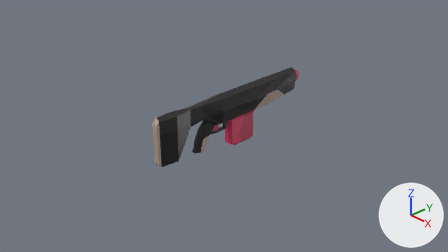
Renders of the Blender file client/3d_blender/assaultblaster/assaultblaster.blend from each side of a commit.
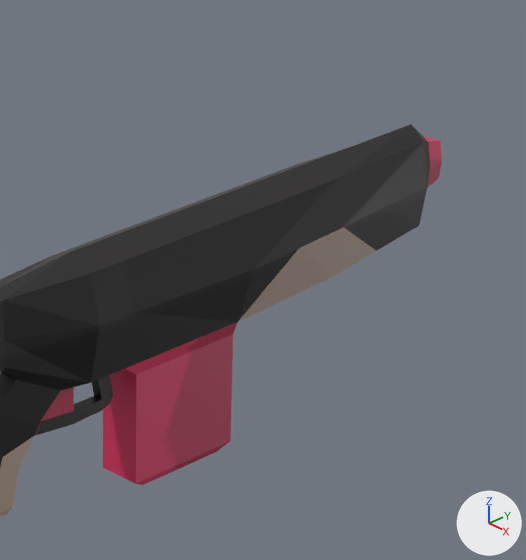
Old and new are each drawn from the file's camera 'Camera' and again close up on the part from 45% to 71% of the width and 16% to 64% of the height. Lighting does not change. The marker at lower right points along +X, +Y and +Z.

The older version as bpy lines, for what is in view:
```python
me_cube = bpy.data.meshes.new('Cube')
me_cube.from_pydata(...)  # 159 vertices, 158 faces; spans x -1.04..1.57, y -0.14..0.14, z -0.55..0.26
me_cube.materials.append(mat_material)  # picture img_assaultblaster_png
# before: 142 (0.59, 0.07, -0.52), 143 (0.19, 0.07, -0.52) at pixel (102, 467), 144 (0.19, -0.07, -0.52) at pixel (135, 483), 145 (0.59, -0.07, -0.52) at pixel (230, 440), 146 (0.55, 0.06, -0.55)
# before: 147 (0.24, 0.06, -0.55), 148 (0.24, -0.06, -0.55) at pixel (142, 485), 149 (0.55, -0.06, -0.55) at pixel (216, 451)
ob_assaultblaster = bpy.data.objects.new('Assaultblaster', me_cube)
ob_assaultblaster.location = (0.0, -0.135, 0.235)
ob_assaultblaster.rotation_euler = (0.0, 0.0, 1.571)  # degrees (0, 0, 90)
ob_assaultblaster.scale = (1.36, 1.36, 1.36)
```
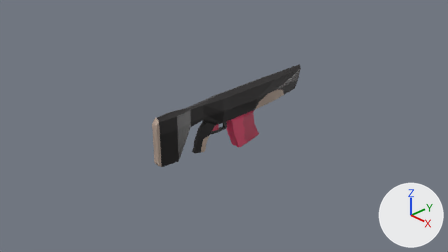
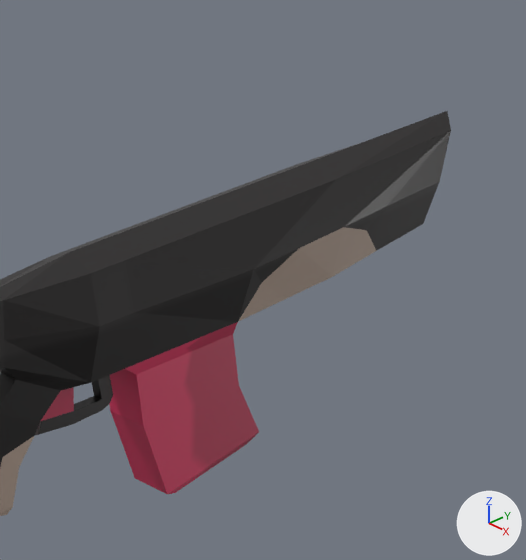
What changed in the scene script:
```text
Change me_cube:
    used by ob_assaultblaster; location = (0.0, -0.135, 0.235); rotation_euler = (0.0, 0.0, 1.571), in degrees (0, 0, 90); scale = (1.36, 1.36, 1.36)
    verts and faces of me_cube; kept vertices keep their numbers, new ones are numbered from 159
    remove me_cube.from_pydata(...)  # 159 vertices, 158 faces; spans x -1.04..1.57, y -0.14..0.14, z -0.55..0.26
    add me_cube.from_pydata(...)  # 172 vertices, 166 faces; spans x -1.04..1.62, y -0.14..0.14, z -0.62..0.26
    me_cube part 1
    14 faces are deleted
    4 vertices in x 1.57, y -0.02..0.02, z 0.05..0.18 move by (-0.05, 0.0, 0.0)
    9 vertices move from x 1.45..1.57, y -0.08..0.08, z -0.06..0.26 to x 1.47..1.62, y -0.08..0.08, z -0.06..0.26
    9 vertices are added at x 0.67..1.56, y -0.11..0.11, z -0.01..0.21
    18 new faces join them
    me_cube part 2
    add delete_faces([(142, 145, 149, 146), (144, 148, 149, 145), (143, 147, 148, 144), (142, 146, 147, 143)])
    add for i in [*range(142, 146)]: verts[i] += (0.03, 0.0, 0.18)
    add verts[146] = (0.68, 0.06, -0.57)  # moved
    add verts[149] = (0.68, -0.06, -0.57)  # moved, pixel (246, 444)
    add verts[147] = (0.37, 0.06, -0.62)  # moved
    add verts[148] = (0.37, -0.06, -0.62)  # moved, pixel (175, 492)
    add verts[159] = (0.72, 0.07, -0.53)
    add verts[160] = (0.33, 0.07, -0.6)  # pixel (134, 478)
    add verts[161] = (0.33, -0.07, -0.6)  # pixel (167, 494)
    add verts[162] = (0.72, -0.07, -0.53)  # pixel (259, 431)
    add faces += [(143, 160, 161, 144), (146, 159, 162, 149), (142, 159, 160, 143), (142, 145, 162, 159), (144, 161, 162, 145), (148, 149, 162, 161)]
    add faces += [(147, 148, 161, 160), (146, 147, 160, 159)]
```

Boxes (x1, y1, x2, y2) around the edits, measured in the close-ups (526 x 560 px; the box of a moved part takes in the faces that stretch with it):
'Assaultblaster', reshaped: before (0, 124, 442, 516); after (0, 111, 451, 516)
part 1 of me_cube, moved or reshaped: before (238, 124, 442, 321); after (238, 111, 451, 321)
part 2 of me_cube, built on: before (103, 334, 233, 485); after (109, 334, 259, 494)
